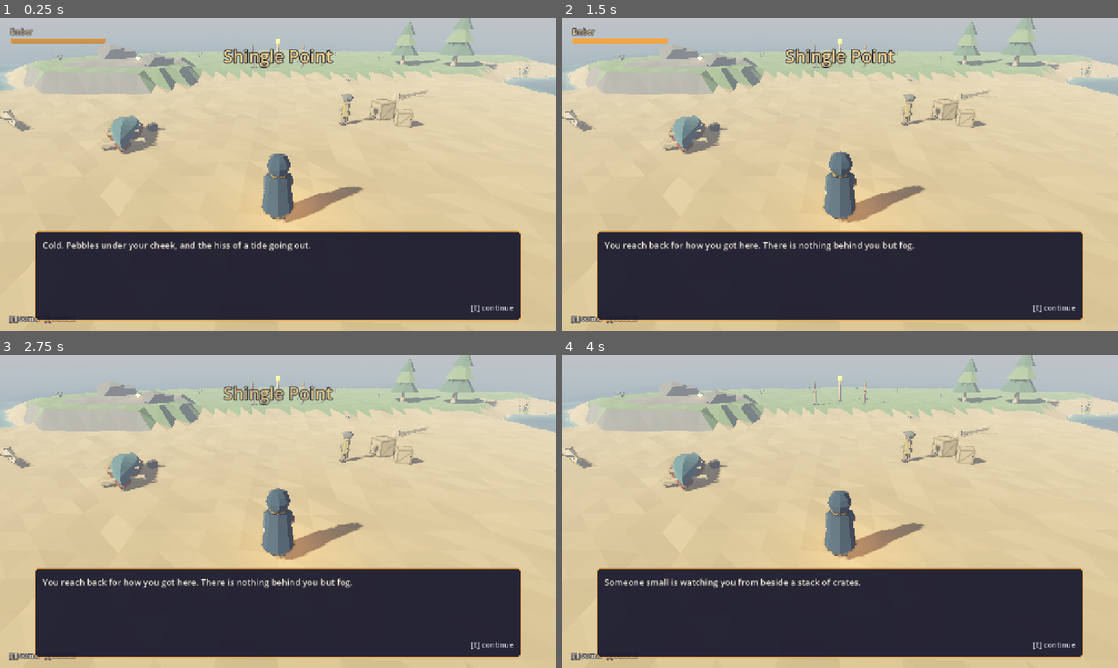
Above: before the commit, frames 1-4 (two rows, left to right).
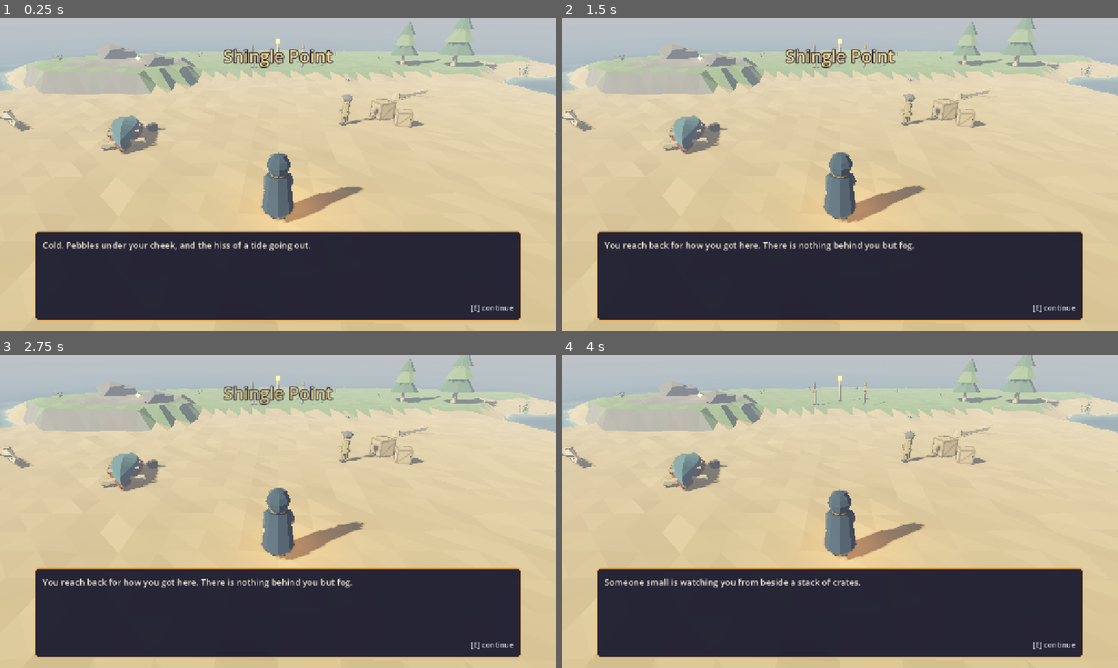
Above: after the commit, the same moments.

Repository: LoganChu/Agent_Game_Playground
Game: Godot game, scene res://scenes/main.tscn
Two runs of this game, one before a commit and one after it. Both use one fixed random seed, a clock stepped at 60 frames per second and the inputs below.
Inputs (mouse positions are in pixels of both pictures, inside the frame that each line leads up to):
- Up to frame 1 (0.25 s): no input
- Up to frame 2 (1.5 s): tap Enter at 0.5 s; move the mouse to (962, 158) at 0.52 s; hold D (move_right) 0.53-1.28 s; tap J (journal) at 0.6 s; click (962, 158) at 0.67 s; tap P at 0.8, 1.35 s; move the mouse to (728, 190) at 1.27 s; hold S (move_back) from 1.28 s (still down)
- Up to frame 3 (2.75 s): tap J (journal) at 1.55 s; move the mouse to (333, 442) at 2.02 s; release S (move_back) at 2.03 s; hold D (move_right) from 2.03 s (still down); tap Q (camera_left) at 2.1 s; tap P at 2.3 s
- Up to frame 4 (4 s): move the mouse to (812, 574) at 2.77 s; release D (move_right) at 2.78 s; hold W (move_forward) 2.78-3.53 s; tap R (camera_right) at 2.85 s; click (812, 574) at 2.92 s; tap J (journal) at 3.05 s; move the mouse to (1006, 558) at 3.52 s; hold A (move_left) from 3.53 s (still down); hold E (interact) from 3.53 s (still down); tap P at 3.8 s

The runs differ from the first frame. In frame 1, 0.6% of the frame differs, in the area x 1-68%, y 3-98%; in frame 2, 0.6%, in the area x 1-64%, y 3-98%; in frame 3, 0.2%; in frame 4, 0.2%.

Commit message:
feat: pause menu (Esc/Start) with three save slots; HUD key hint hides under modals; ember meter no longer flashes on load
Co-Authored-By: Claude Opus 5.5 <noreply@anthropic.com>
Claude-Session: https://claude.ai/code/session_01AWhSvjrRu7uHYPrMjZ1KLr

Diff:
--- a/scripts/autoload/save_system.gd
+++ b/scripts/autoload/save_system.gd
@@ -1,8 +1,8 @@
 extends Node
 ## Autoload "SaveSystem": JSON save files in user://saves/.
 ##
-## Stub for the vertical slice: one quicksave slot, no thumbnails, no migration beyond a
-## version check. See ROADMAP for the full save system.
+## A quicksave slot (F5/F9) plus three manual slots (pause menu). No thumbnails, no
+## migration beyond a version check. See ROADMAP for the full save system.
 
 signal saved(slot: String)
 signal loaded(slot: String)
@@ -10,16 +10,58 @@
 const SAVE_VERSION := 1
 const SAVE_DIR := "user://saves"
 
+## Manual slots offered by the pause menu, in order (the quicksave is "quick").
+const SLOTS: Array[String] = ["slot1", "slot2", "slot3"]
+const QUICK_SLOT := "quick"
+
 ## Nodes in this group provide the player's position: `get_save_position() -> Vector3`.
 const PLAYER_GROUP := "player"
 
+## Where saves go; the smoke test points this elsewhere so it never touches real saves.
+var save_dir := SAVE_DIR
+
 
 func slot_path(slot: String) -> String:
-	return SAVE_DIR.path_join(slot + ".json")
+	return save_dir.path_join(slot + ".json")
 
 
-func has_save(slot: String = "quick") -> bool:
+func has_save(slot: String = QUICK_SLOT) -> bool:
 	return FileAccess.file_exists(slot_path(slot))
+
+
+## Player-facing slot name: "Quicksave" or "Slot 1".
+static func slot_label(slot: String) -> String:
+	if slot == QUICK_SLOT:
+		return "Quicksave"
+	if slot.begins_with("slot"):
+		return "Slot " + slot.substr(4)
+	return slot.capitalize()
+
+
+## What a slot holds, for menus: {} if empty or unreadable, else {region, region_name,
+## saved_at ("2026-10-01 09:12", UTC)}.
+func slot_info(slot: String) -> Dictionary:
+	if not has_save(slot):
+		return {}
+	var errs: Array[String] = []
+	var data: Variant = JsonUtil.load_file(slot_path(slot), errs)
+	if not data is Dictionary:
+		return {}
+	var region := str((data as Dictionary).get("region", ""))
+	var stamp := str((data as Dictionary).get("saved_at", "")).replace("T", " ")
+	return {
+		"region": region,
+		"region_name": str(Content.db.regions.get(region, {}).get("name", region)),
+		"saved_at": stamp.substr(0, 16),
+	}
+
+
+## One line describing a slot for the pause menu: "Slot 1 — Saltmarrow · 2026-10-01 09:12".
+func slot_summary(slot: String) -> String:
+	var info := slot_info(slot)
+	if info.is_empty():
+		return "%s — empty" % slot_label(slot)
+	return "%s — %s · %s" % [slot_label(slot), info["region_name"], info["saved_at"]]
 
 
 func build_save_data() -> Dictionary:
@@ -36,8 +78,8 @@
 	return data
 
 
-func save_game(slot: String = "quick") -> bool:
-	DirAccess.make_dir_recursive_absolute(SAVE_DIR)
+func save_game(slot: String = QUICK_SLOT) -> bool:
+	DirAccess.make_dir_recursive_absolute(save_dir)
 	var file := FileAccess.open(slot_path(slot), FileAccess.WRITE)
 	if file == null:
 		push_error("Could not write save '%s': %s" % [slot, error_string(FileAccess.get_open_error())])
@@ -45,11 +87,11 @@
 	file.store_string(JSON.stringify(build_save_data(), "\t"))
 	file.close()
 	saved.emit(slot)
-	GameState.toast.emit("Game saved")
+	GameState.toast.emit("Game saved" if slot == QUICK_SLOT else "Saved to " + slot_label(slot))
 	return true
 
 
-func load_game(slot: String = "quick") -> bool:
+func load_game(slot: String = QUICK_SLOT) -> bool:
 	var errs: Array[String] = []
 	var data: Variant = JsonUtil.load_file(slot_path(slot), errs)
 	if not data is Dictionary:
--- a/scripts/core/input_setup.gd
+++ b/scripts/core/input_setup.gd
@@ -15,12 +15,14 @@
 	"quick_load": [KEY_F9],
 	"journal": [KEY_J],
 	"inventory": [KEY_I],
+	"pause": [KEY_ESCAPE, KEY_P],
 }
 
 const PAD_BUTTONS: Dictionary = {
 	"interact": JOY_BUTTON_A,
 	"journal": JOY_BUTTON_BACK,
 	"inventory": JOY_BUTTON_Y,
+	"pause": JOY_BUTTON_START,
 }
 
 const PAD_AXES: Dictionary = {
--- a/scripts/main.gd
+++ b/scripts/main.gd
@@ -10,6 +10,7 @@
 ##                         comma-separate several. E.g. screenshots of late-game states:
 ##                         --flags=intro_seen,saltmarrow_beacon_burned=knot --quest=a_light_for_saltmarrow
 ##   --act-end=<id>        show that act's end card for the current state (debug/screenshots)
+##   --pause-menu[=save|load]  open the pause menu (on that page) after loading (screenshots)
 
 var region: Region
 var player: Player
@@ -19,6 +20,7 @@
 var greying: GreyingWalker
 var atmosphere: Atmosphere
 var act_end_card: ActEndCard
+var pause_menu: PauseMenu
 ## Acts whose end the story had already reached (so a card shows once, when it changes).
 var _acts_reached: Dictionary = {}
 
@@ -35,6 +37,9 @@
 	add_child(journal_ui)
 	act_end_card = ActEndCard.new()
 	add_child(act_end_card)
+	# After the other modals: it sees Esc first, and passes it on while one of them is open.
+	pause_menu = PauseMenu.new()
+	add_child(pause_menu)
 	dialogue_ui.closed.connect(_check_act_end)
 	player = Player.new()
 	add_child(player)
@@ -67,10 +72,24 @@
 			add_child(shot)
 		elif arg.begins_with("--region="):
 			GameState.travel(arg.get_slice("=", 1))
+		elif arg.begins_with("--pause-menu"):
+			_open_pause_menu.call_deferred(arg.get_slice("=", 1) if arg.contains("=") else "")
 		elif arg.begins_with("--act-end="):
 			for act in ActRecap.acts(Content.db):
 				if str(act["id"]) == arg.get_slice("=", 1):
 					act_end_card.show_act.call_deferred(act, ActRecap.lines(act, GameState.world))
+
+
+## Debug: opens the pause menu, optionally on a page (use with --flags=intro_seen: it won't
+## open over a dialogue).
+func _open_pause_menu(page: String) -> void:
+	await get_tree().process_frame
+	await get_tree().process_frame
+	pause_menu.open()
+	if page == "save":
+		pause_menu.press("Save game")
+	elif page == "load":
+		pause_menu.press("Load game")
 
 
 ## Debug-only world setup from `--flags=` / `--quest=` (see the header comment).
--- a/scripts/ui/hud.gd
+++ b/scripts/ui/hud.gd
@@ -16,11 +16,15 @@
 var _meter_bar: ProgressBar
 var _wash: ColorRect
 var _fade: ColorRect
-var _meter_idle := 0.0
+var _keys: Label
+## Starts "long idle" so the meter doesn't flash up on load.
+var _meter_idle := METER_LINGER
 
 
 func _ready() -> void:
 	layer = 5
+	# Keeps updating under the pause menu (so the key hint hides there too).
+	process_mode = Node.PROCESS_MODE_ALWAYS
 	_build()
 	GameState.toast.connect(show_toast)
 
@@ -42,6 +46,17 @@
 	_meter.modulate.a = move_toward(_meter.modulate.a, want, get_physics_process_delta_time() * 3.0)
 	_meter.visible = _meter.modulate.a > 0.0
 	_wash.color.a = WASH_ALPHA * (1.0 - ember) * (1.0 if depth >= Greying.CLEAR_DEPTH else ember)
+
+
+## The key hint hides while a modal (dialogue, journal, menu, act card) holds input — the
+## dialogue panel would cover it anyway, and its keys don't apply there.
+func _process(_delta: float) -> void:
+	_keys.visible = not GameState.input_locked
+
+
+## True while the bottom-left key hint is on screen.
+func is_key_hint_shown() -> bool:
+	return _keys.visible
 
 
 ## True while the ember meter is on screen.
@@ -109,12 +124,14 @@
 	_title.modulate.a = 0.0
 	root.add_child(_title)
 	var keys := Label.new()
-	keys.text = "[J] Journal   [I] Satchel"
+	keys.name = "KeyHint"
+	keys.text = "[J] Journal   [I] Satchel   [Esc] Menu"
 	keys.theme_type_variation = UiTheme.HUD_KEYS
 	keys.set_anchors_and_offsets_preset(Control.PRESET_BOTTOM_LEFT)
 	keys.offset_left = 20
 	keys.offset_top = -40
 	root.add_child(keys)
+	_keys = keys
 	_toasts = VBoxContainer.new()
 	_toasts.set_anchors_and_offsets_preset(Control.PRESET_TOP_RIGHT)
 	_toasts.offset_left = -420
--- /dev/null
+++ b/scripts/ui/pause_menu.gd
@@ -0,0 +1,196 @@
+class_name PauseMenu
+extends CanvasLayer
+## Esc / Start: pauses the world and offers Resume, Save, Load and Quit. Save and Load list
+## the manual slots (SaveSystem.SLOTS; Load also the F5 quicksave) with region and time.
+## Overwriting a used slot and quitting each ask for a second press. Modal: holds
+## `GameState.input_locked`, and only opens when nothing else does.
+
+signal opened
+signal closed
+
+enum Page { MAIN, SAVE, LOAD }
+
+var page: Page = Page.MAIN
+
+var _root: Control
+var _title: Label
+var _buttons: VBoxContainer
+var _note: Label
+## The button waiting for a confirming second press ("" = none).
+var _armed := ""
+
+
+func _ready() -> void:
+	layer = 15
+	# Keeps running while the tree is paused (that's the point of it).
+	process_mode = Node.PROCESS_MODE_ALWAYS
+	_build()
+	_root.hide()
+
+
+func is_open() -> bool:
+	return _root.visible
+
+
+func open() -> void:
+	if is_open() or GameState.input_locked:
+		return
+	GameState.input_locked = true
+	get_tree().paused = true
+	_root.show()
+	_show_page(Page.MAIN)
+	opened.emit()
+
+
+func close() -> void:
+	if not is_open():
+		return
+	_root.hide()
+	get_tree().paused = false
+	# Deferred like the other modals, so the closing key press doesn't reach the world.
+	(func() -> void: GameState.input_locked = false).call_deferred()
+	closed.emit()
+
+
+## The buttons on the current page, top to bottom (for tests and the smoke run).
+func buttons() -> Array[Button]:
+	var out: Array[Button] = []
+	for child in _buttons.get_children():
+		if child is Button and not child.is_queued_for_deletion():
+			out.append(child)
+	return out
+
+
+## Presses the first button on the page whose text starts with `prefix`; false if none
+## (or it is disabled).
+func press(prefix: String) -> bool:
+	for button in buttons():
+		if button.text.begins_with(prefix) and not button.disabled:
+			button.pressed.emit()
+			return true
+	return false
+
+
+func _unhandled_input(event: InputEvent) -> void:
+	if not event.is_action_pressed("pause") and not (is_open() and event.is_action_pressed("ui_cancel")):
+		return
+	if is_open():
+		get_viewport().set_input_as_handled()
+		if page == Page.MAIN:
+			close()
+		else:
+			_show_page(Page.MAIN)
+	elif event.is_action_pressed("pause") and not GameState.input_locked:
+		get_viewport().set_input_as_handled()
+		open()
+
+
+func _show_page(which: Page) -> void:
+	page = which
+	_armed = ""
+	_note.text = ""
+	for child in _buttons.get_children():
+		_buttons.remove_child(child)
+		child.queue_free()
+	match which:
+		Page.MAIN:
+			_title.text = "Paused"
+			_add("Resume", close)
+			_add("Save game", _show_page.bind(Page.SAVE))
+			_add("Load game", _show_page.bind(Page.LOAD))
+			_add("Quit to desktop", _quit)
+		Page.SAVE:
+			_title.text = "Save game"
+			for slot in SaveSystem.SLOTS:
+				_add(SaveSystem.slot_summary(slot), _save.bind(slot))
+			_add("Back", _show_page.bind(Page.MAIN))
+		Page.LOAD:
+			_title.text = "Load game"
+			for slot: String in [SaveSystem.QUICK_SLOT] + SaveSystem.SLOTS:
+				var button := _add(SaveSystem.slot_summary(slot), _load.bind(slot))
+				button.disabled = not SaveSystem.has_save(slot)
+			_add("Back", _show_page.bind(Page.MAIN))
+	for button in buttons():
+		if not button.disabled:
+			_focus.call_deferred(button)
+			break
+
+
+## Deferred focus; the page may have been rebuilt (the button freed) in the meantime.
+func _focus(button: Button) -> void:
+	if is_instance_valid(button) and button.is_inside_tree():
+		button.grab_focus()
+
+
+func _add(text: String, action: Callable) -> Button:
+	var button := Button.new()
+	button.text = text
+	button.alignment = HORIZONTAL_ALIGNMENT_LEFT if page != Page.MAIN else HORIZONTAL_ALIGNMENT_CENTER
+	button.pressed.connect(action)
+	_buttons.add_child(button)
+	return button
+
+
+## Saving into a used slot needs a second press.
+func _save(slot: String) -> void:
+	if SaveSystem.has_save(slot) and _armed != slot:
+		_armed = slot
+		_note.text = "%s holds a save. Press again to overwrite it." % SaveSystem.slot_label(slot)
+		return
+	if SaveSystem.save_game(slot):
+		_show_page(Page.SAVE)
+		_note.text = "Saved to %s." % SaveSystem.slot_label(slot)
+	else:
+		_note.text = "Couldn't save to %s." % SaveSystem.slot_label(slot)
+
+
+## Loading closes the menu first so the world unpauses into the loaded region.
+func _load(slot: String) -> void:
+	close()
+	if not SaveSystem.load_game(slot):
+		GameState.toast.emit("Couldn't load " + SaveSystem.slot_label(slot))
+
+
+func _quit() -> void:
+	if _armed != "quit":
+		_armed = "quit"
+		_note.text = "Unsaved progress since your last save will be lost. Press again to quit."
+		return
+	get_tree().quit()
+
+
+func _build() -> void:
+	_root = Control.new()
+	_root.name = "PauseRoot"
+	_root.set_anchors_and_offsets_preset(Control.PRESET_FULL_RECT)
+	_root.theme = UiTheme.get_theme()
+	add_child(_root)
+	var shade := ColorRect.new()
+	shade.color = Color(PropFactory.color("ink"), 0.6)
+	shade.set_anchors_and_offsets_preset(Control.PRESET_FULL_RECT)
+	_root.add_child(shade)
+	var center := CenterContainer.new()
+	center.set_anchors_and_offsets_preset(Control.PRESET_FULL_RECT)
+	_root.add_child(center)
+	var panel := PanelContainer.new()
+	center.add_child(panel)
+	var box := VBoxContainer.new()
+	box.custom_minimum_size.x = 520
+	box.add_theme_constant_override(&"separation", 14)
+	panel.add_child(box)
+	_title = Label.new()
+	_title.theme_type_variation = UiTheme.HEADING
+	_title.horizontal_alignment = HORIZONTAL_ALIGNMENT_CENTER
+	box.add_child(_title)
+	_buttons = VBoxContainer.new()
+	box.add_child(_buttons)
+	_note = Label.new()
+	_note.theme_type_variation = UiTheme.HINT
+	_note.horizontal_alignment = HORIZONTAL_ALIGNMENT_CENTER
+	_note.autowrap_mode = TextServer.AUTOWRAP_WORD_SMART
+	box.add_child(_note)
+	var hint := Label.new()
+	hint.text = "[Esc] back"
+	hint.theme_type_variation = UiTheme.HINT
+	hint.horizontal_alignment = HORIZONTAL_ALIGNMENT_RIGHT
+	box.add_child(hint)
Not shown, added: scripts/ui/pause_menu.gd.uid
